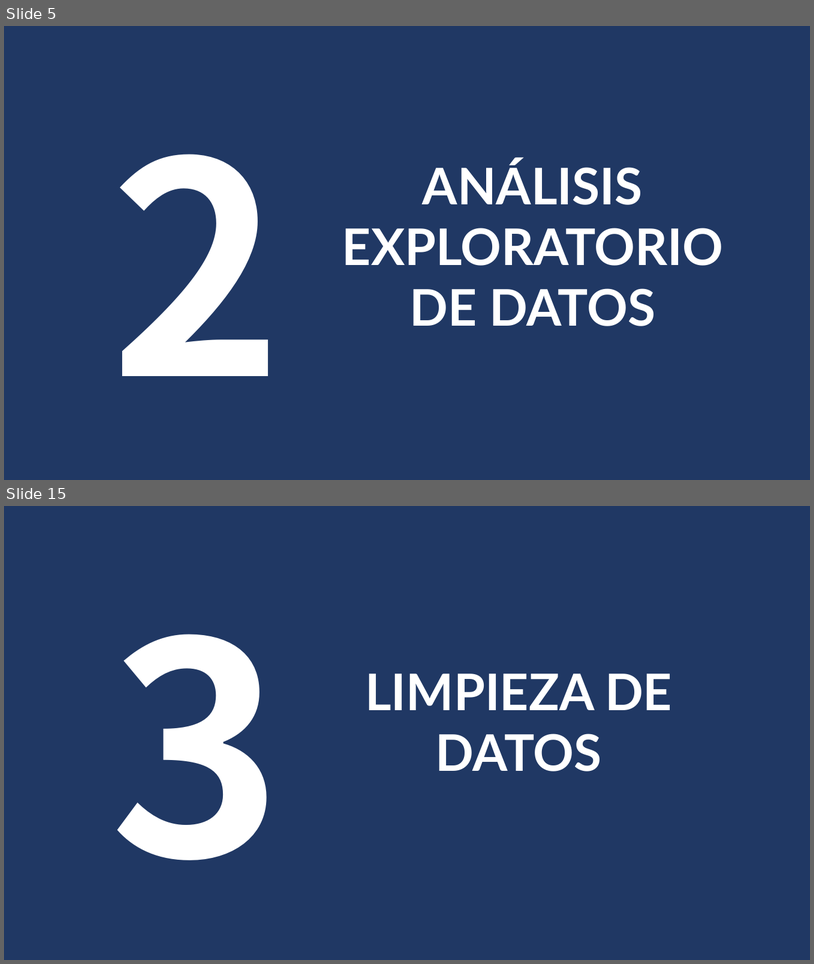
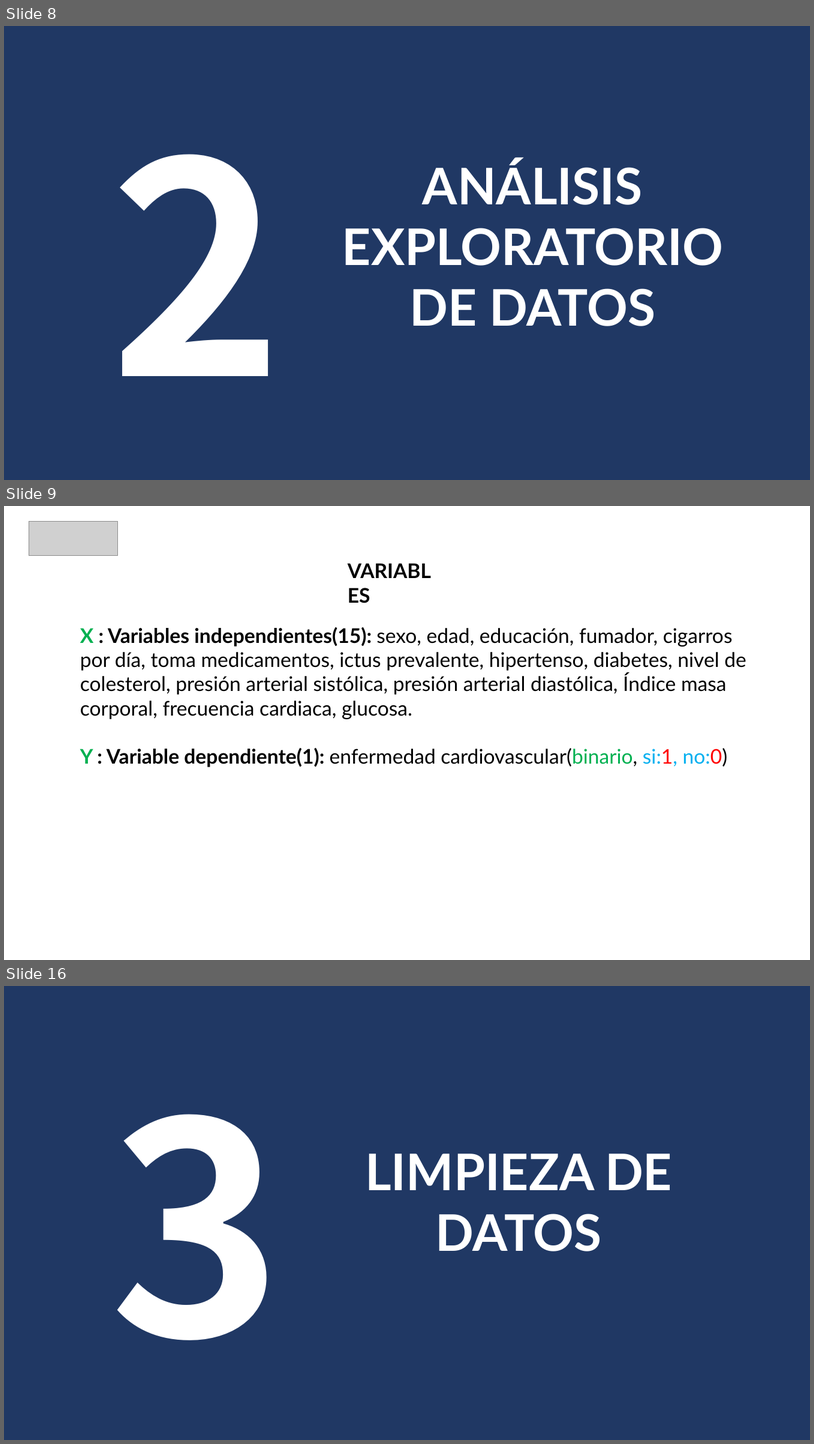
Before and after one commit to luis-gutierre/Proyectos, a slide deck: 1.Enfermedades Cardiovasculares/1.Enfermedades Cardiovasculares.pptx. Shown one above the other, each under a label of ours: slides 5 and 15 before the commit, slides 8, 9 and 16 after it; the slides between them are not shown. The pictures are 814x964 and 814x1444 pixels, drawn with LibreOffice and Linux fonts; fonts in the diff are those of the drawing; grey boxes stand for pictures. Boxes give left, top, right and bottom in pixels: in the first picture for what was removed or moved away, otherwise in the second. Text is boxed around its words. In the diff, an @@ line names an element or a change of style, - is before the commit and + after.

```diff
--- a/1.Enfermedades Cardiovasculares/1.Enfermedades Cardiovasculares.pptx
+++ b/1.Enfermedades Cardiovasculares/1.Enfermedades Cardiovasculares.pptx
@@ slide 9 added at (x1=4, y1=506, x2=810, y2=960), background #FFFFFF @@
@@ picture added at (x1=29, y1=521, x2=118, y2=555) @@
@@ text added at (x1=80, y1=627, x2=747, y2=767), 24 pt, text #000000 @@
+X : Variables independientes(15): sexo, edad, educación, fumador, cigarros por día, toma medicamentos, ictus prevalente, hipertenso, diabetes, nivel de colesterol, presión arterial sistólica, presión arterial diastólica, Índice masa corporal, frecuencia cardiaca, glucosa.
+Y : Variable dependiente(1): enfermedad cardiovascular(binario, si:1, no:0)
@@ text added at (x1=108, y1=628, x2=189, y2=643), 24 pt, text #000000, bold @@
+VARIABLES
@@ what was slide 5 is now slide 8 @@
@@ what was slide 15 is now slide 16 @@
```
Also in this commit, not shown: 13 slides changed, 8 other slides added, 13 slides removed, 1 other file.
